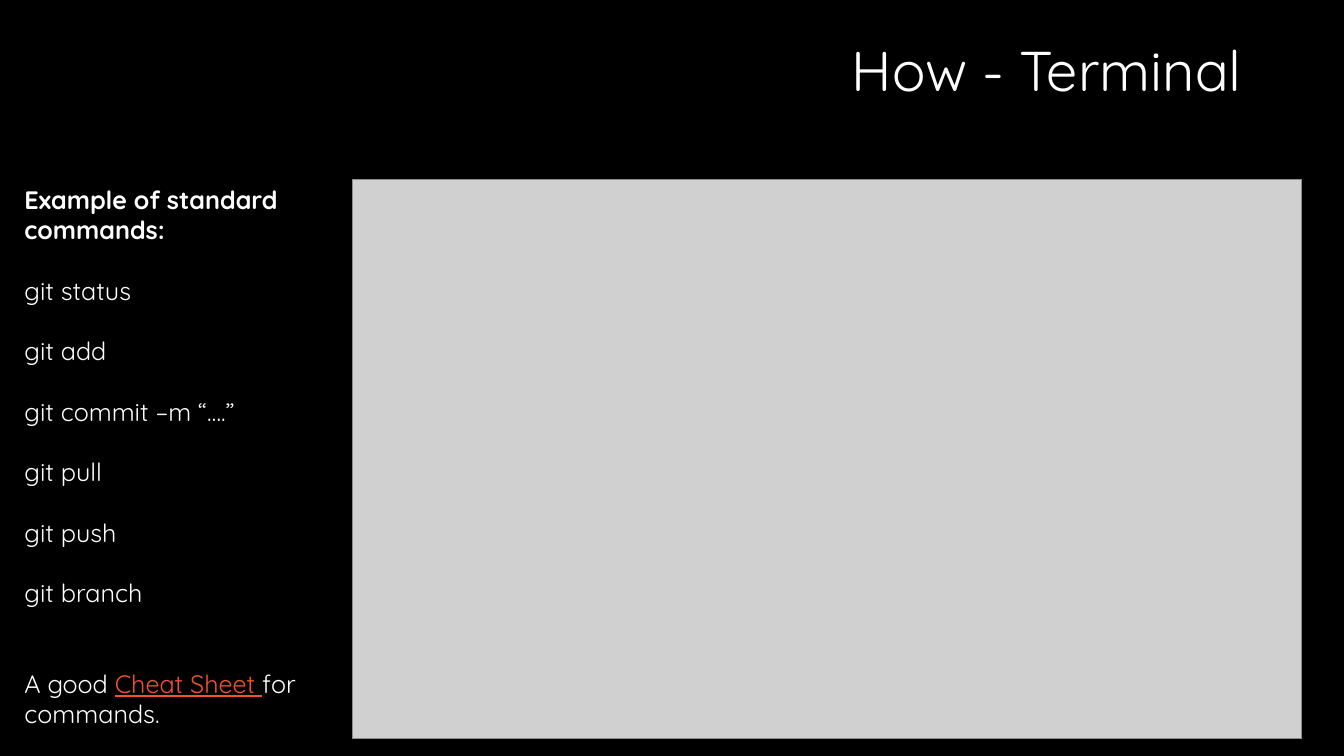
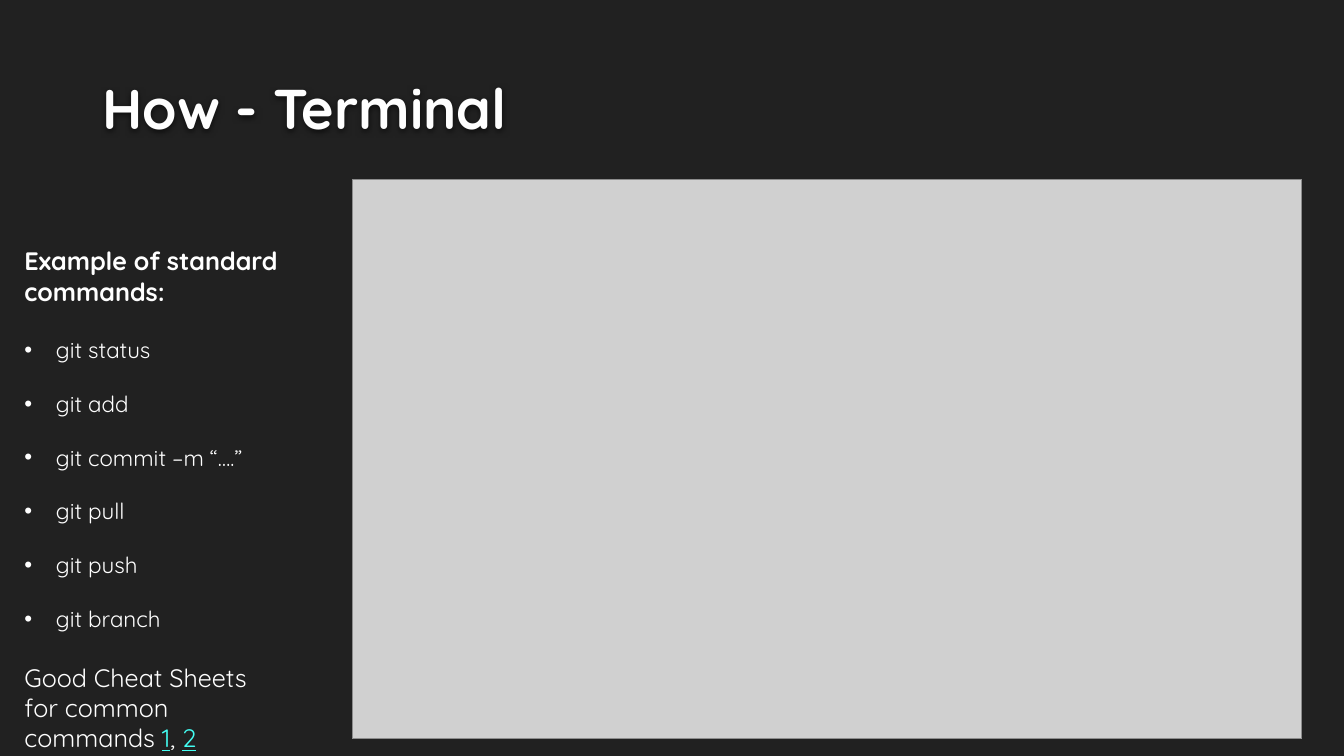
Before and after one commit to smithderek/gitExample, a slide deck: slide 16 of Git and GitHub.pptx (slide 11 before the commit). Drawn at 1344x756 pixels with LibreOffice and Linux fonts; fonts in the diff are those of the drawing; grey boxes stand for pictures; background and template pictures are left out. Boxes give left, top, right and bottom in pixels: in the first picture for what was removed or moved away, otherwise in the second. Text is boxed around its words. In the diff, an @@ line names an element or a change of style, - is before the commit and + after.

```diff
--- a/Git and GitHub.pptx
+++ b/Git and GitHub.pptx
@@ background #000000 to #212121 @@
@@ title "How - Terminal" at (x1=102, y1=87, x2=506, y2=130): text colour #FFFFFF to #FEFEFE, bold on; alignment right to left; line spacing 0.9 to 1; vertical alignment middle to bottom @@
@@ text "Example of standard commands:" moved from (x1=24, y1=190, x2=296, y2=724) to (x1=24, y1=251, x2=278, y2=751) @@
@@ text at (x1=56, y1=343, x2=204, y2=632): size 18 to 16 pt in "git status", "git add", "git commit –m “….”", "git pull" and 2 more places; bullet none to • @@
@@ text at (x1=24, y1=668, x2=246, y2=751): text changed @@
-A good Cheat Sheet for commands.
+Good Cheat Sheets for common commands 1, 2
```
Also in this commit, not shown: 11 other slides changed, 14 slides added, 2 slides removed.
